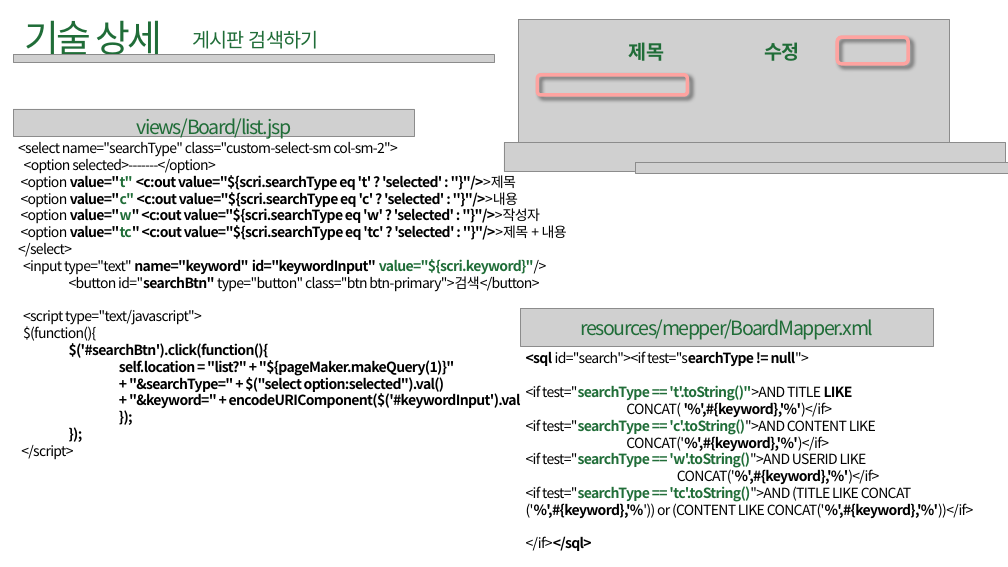
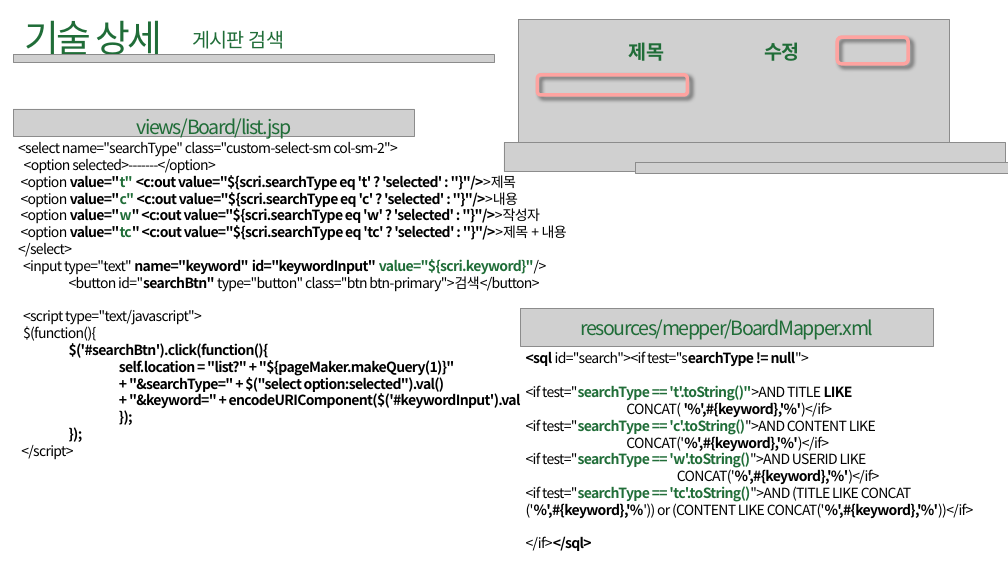
Before and after one commit to hanYijin/portfolio_2021, a slide deck: slide 19 of smartFarm.pptx. Drawn at 1008x567 pixels with LibreOffice and Linux fonts; fonts in the diff are those of the drawing; grey boxes stand for pictures. Boxes give left, top, right and bottom in pixels: in the first picture for what was removed or moved away, otherwise in the second. Text is boxed around its words. In the diff, an @@ line names an element or a change of style, - is before the commit and + after.

```diff
--- a/smartFarm.pptx
+++ b/smartFarm.pptx
@@ text at (x1=192, y1=30, x2=284, y2=49): text changed @@
-게시판 검색하기
+게시판 검색
```
Also in this commit, not shown: 7 other slides changed, 12 other files.
